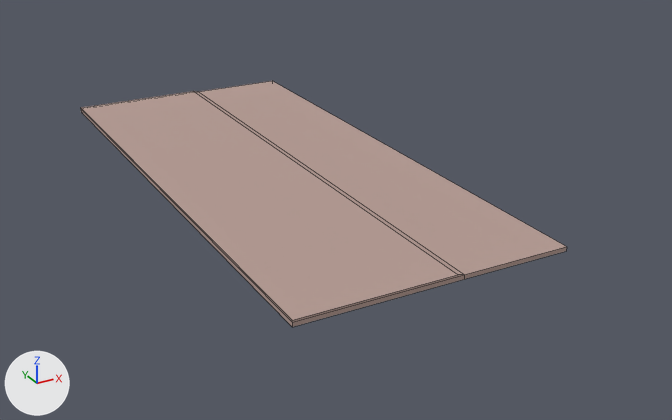
The Blender file Assets/Visual/3d/level1.floor.blend as it was, and as the next commit left it.
Both versions are drawn from a 50 mm camera at (-568.0, -1135.0, 471.0) aimed at (17.0, -71.0, -62.0). Every picture has the same lights, and +X, +Y and +Z are marked at lower left. The picture after the commit comes second. Mesh edges are drawn as thin lines.

The first picture shows 'floor.001'.
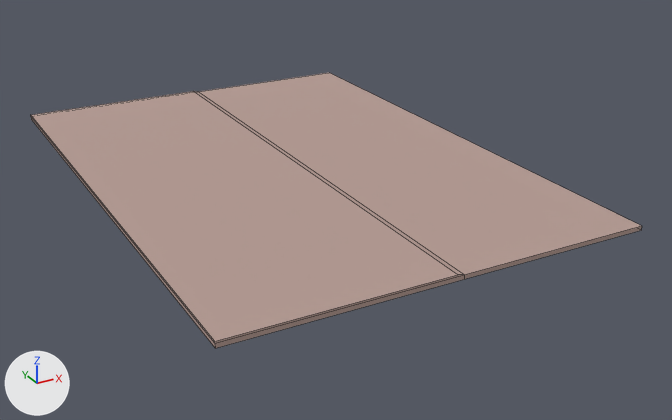
Diff of the bpy script that builds the scene:
```diff
--- a/Assets/Visual/3d/level1.floor.blend.py
+++ b/Assets/Visual/3d/level1.floor.blend.py
@@ me_cube_024 @@
 # used by ob_floor_001; location = (-121.0, -17.0, 2.0)
 # before: 0 (-100.0, -397.0, -2.0) at pixel (292, 322), 1 (-100.0, -397.0, 0.0) at pixel (292, 320), 2 (-100.0, 397.0, -2.0) at pixel (80, 108), 3 (-100.0, 397.0, 0.0) at pixel (80, 107), 10 (-100.0, 397.0, -8.0) at pixel (81, 112)
 # before: 11 (-100.0, -397.0, -8.0) at pixel (292, 327)
 # before: 8 (253.0, -397.0, -2.0) at pixel (566, 246), 9 (253.0, 397.0, -2.0) at pixel (272, 80), 14 (253.0, -397.0, -8.0) at pixel (566, 251), 15 (253.0, 397.0, -8.0)
-me_cube_024.from_pydata(...)  # 16 vertices, 14 faces; spans x -100.0..253.0, y -397.0..397.0, z -8.0..0.0
+me_cube_024.from_pydata(...)  # 16 vertices, 14 faces; spans x -182.0..372.0, y -397.0..397.0, z -8.0..0.0
+# me_cube_024 part 1
+for i in [*range(0, 4), 10, 11]: me_cube_024.vertices[i].co += Vector((-82.0, 0.0, 0.0))
+# me_cube_024 part 2
+for i in [8, 9, 14, 15]: me_cube_024.vertices[i].co += Vector((119.0, 0.0, 0.0))
 me_cube_024.materials.append(mat_material_002)
```

Changed parts and their boxes (x1, y1, x2, y2) in the pictures (672 x 420 px; the box of a moved part takes in the faces that stretch with it):
'floor.001', reshaped (26% wider, 12% taller)
    before: (81, 81, 567, 327)
    after: (31, 73, 642, 348)
part 1 of me_cube_024, moved or reshaped
    before: (81, 91, 464, 327)
    after: (31, 91, 464, 348)
part 2 of me_cube_024, moved or reshaped
    before: (199, 81, 567, 279)
    after: (199, 73, 642, 279)
